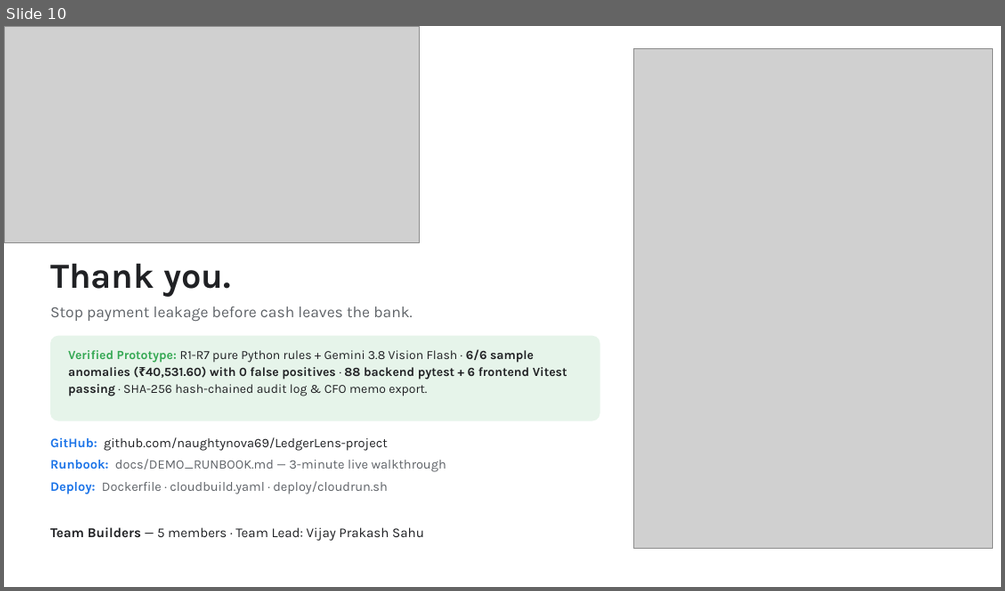
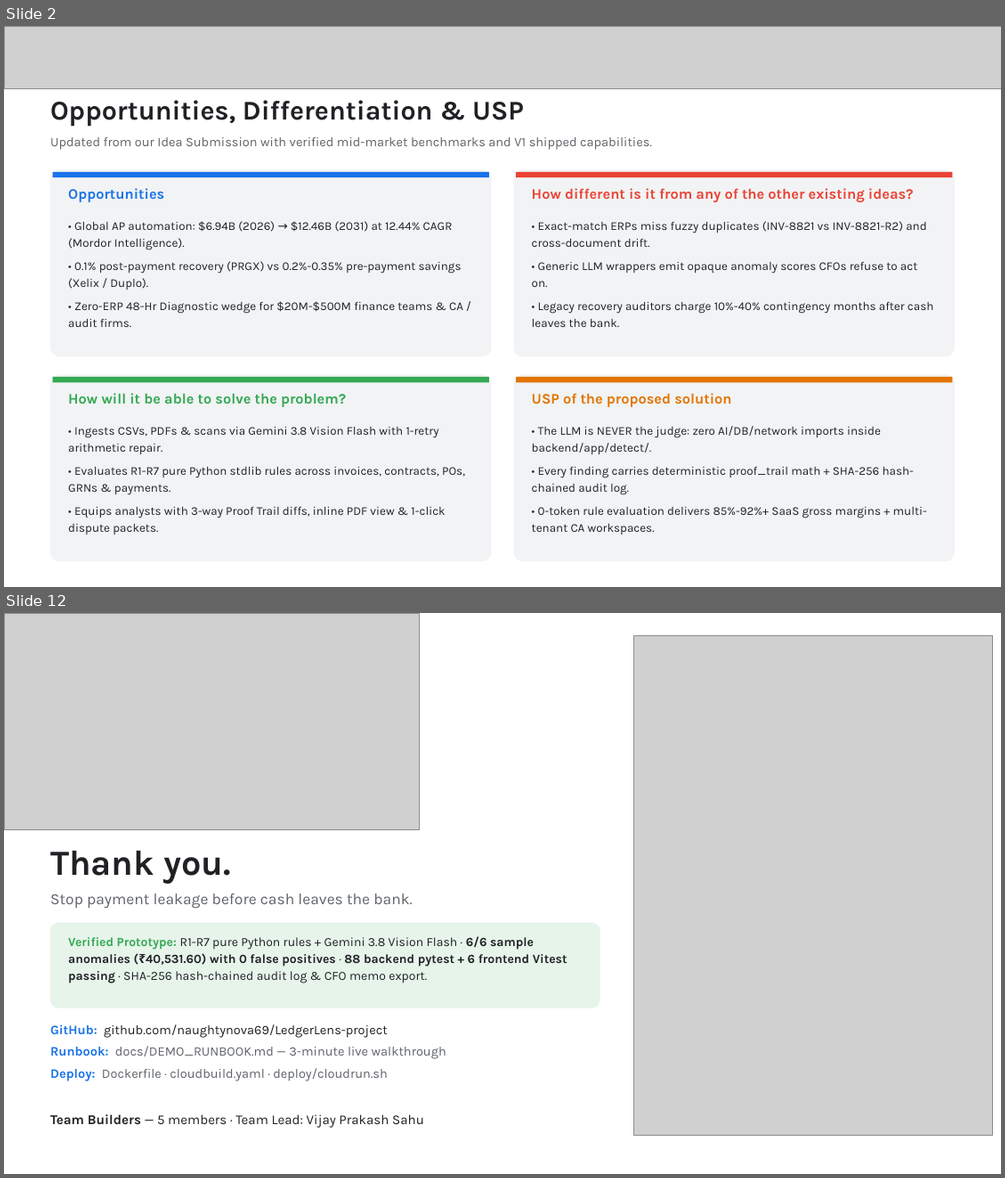
Before and after one commit to naughtynova69/LedgerLens-project, a slide deck: docs/presentation/LedgerLens_Startup_Buildathon_Submission.pptx. Shown one above the other, each under a label of ours: slide 10 before the commit, slides 2 and 12 after it; the slides between them are not shown. The pictures are 1005x591 and 1005x1178 pixels, drawn with LibreOffice and Linux fonts; fonts in the diff are those of the drawing; grey boxes stand for pictures. Boxes give left, top, right and bottom in pixels: in the first picture for what was removed or moved away, otherwise in the second. Text is boxed around its words. In the diff, an @@ line names an element or a change of style, - is before the commit and + after.

Commit message:
docs(presentation): align PPTX strictly to 12-slide Buildathon Prototype Submission template

```diff
--- a/docs/presentation/LedgerLens_Startup_Buildathon_Submission.pptx
+++ b/docs/presentation/LedgerLens_Startup_Buildathon_Submission.pptx
@@ slide 2 added at (4, 26, 1001, 587), background #FFFFFF @@
@@ picture added at (4, 26, 1001, 89) @@
@@ text added at (50, 100, 524, 127), 26 pt, text #202124, bold @@
+Opportunities, Differentiation & USP
@@ text added at (50, 137, 652, 150), 12.5 pt, text #5F6368 @@
+Updated from our Idea Submission with verified mid-market benchmarks and V1 shipped capabilities.
@@ rounded rectangle added at (50, 169, 492, 356), fill #F1F3F4 @@
@@ rectangle added at (53, 172, 489, 177), fill #1A73E8 @@
@@ rounded rectangle added at (514, 169, 955, 356), fill #F1F3F4 @@
@@ rectangle added at (517, 172, 953, 177), fill #EA4335 @@
@@ text added at (68, 188, 164, 202), 14 pt, text #1A73E8, bold @@
+Opportunities
@@ text added at (532, 188, 914, 202), 14 pt, text #EA4335, bold @@
+How different is it from any of the other existing ideas?
@@ text added at (68, 221, 463, 327), 11.5 pt, text #202124 @@
+• Global AP automation: $6.94B (2026) → $12.46B (2031) at 12.44% CAGR (Mordor Intelligence).
+• 0.1% post-payment recovery (PRGX) vs 0.2%-0.35% pre-payment savings (Xelix / Duplo).
+• Zero-ERP 48-Hr Diagnostic wedge for $20M-$500M finance teams & CA / audit firms.
@@ text added at (532, 221, 933, 327), 11.5 pt, text #202124 @@
+• Exact-match ERPs miss fuzzy duplicates (INV-8821 vs INV-8821-R2) and cross-document drift.
+• Generic LLM wrappers emit opaque anomaly scores CFOs refuse to act on.
+• Legacy recovery auditors charge 10%-40% contingency months after cash leaves the bank.
@@ rounded rectangle added at (50, 375, 492, 562), fill #F1F3F4 @@
@@ rectangle added at (53, 377, 489, 382), fill #34A853 @@
@@ text added at (68, 393, 346, 407), 14 pt, text #34A853, bold @@
+How will it be able to solve the problem?
@@ rounded rectangle added at (514, 375, 955, 562), fill #F1F3F4 @@
@@ rectangle added at (517, 377, 953, 382), fill #E37400 @@
@@ text added at (532, 393, 731, 407), 14 pt, text #E37400, bold @@
+USP of the proposed solution
@@ text added at (532, 426, 927, 534), 11.5 pt, text #202124 @@
+• The LLM is NEVER the judge: zero AI/DB/network imports inside backend/app/detect/.
+• Every finding carries deterministic proof_trail math + SHA-256 hash-chained audit log.
+• 0-token rule evaluation delivers 85%-92%+ SaaS gross margins + multi-tenant CA workspaces.
@@ text added at (68, 426, 465, 534), 11.5 pt, text #202124 @@
+• Ingests CSVs, PDFs & scans via Gemini 3.8 Vision Flash with 1-retry arithmetic repair.
+• Evaluates R1-R7 pure Python stdlib rules across invoices, contracts, POs, GRNs & payments.
+• Equips analysts with 3-way Proof Trail diffs, inline PDF view & 1-click dispute packets.
@@ what was slide 10 is now slide 12 @@
```
Also in this commit, not shown: 6 slides changed, 4 other slides added, 3 slides removed, 1 other file.
